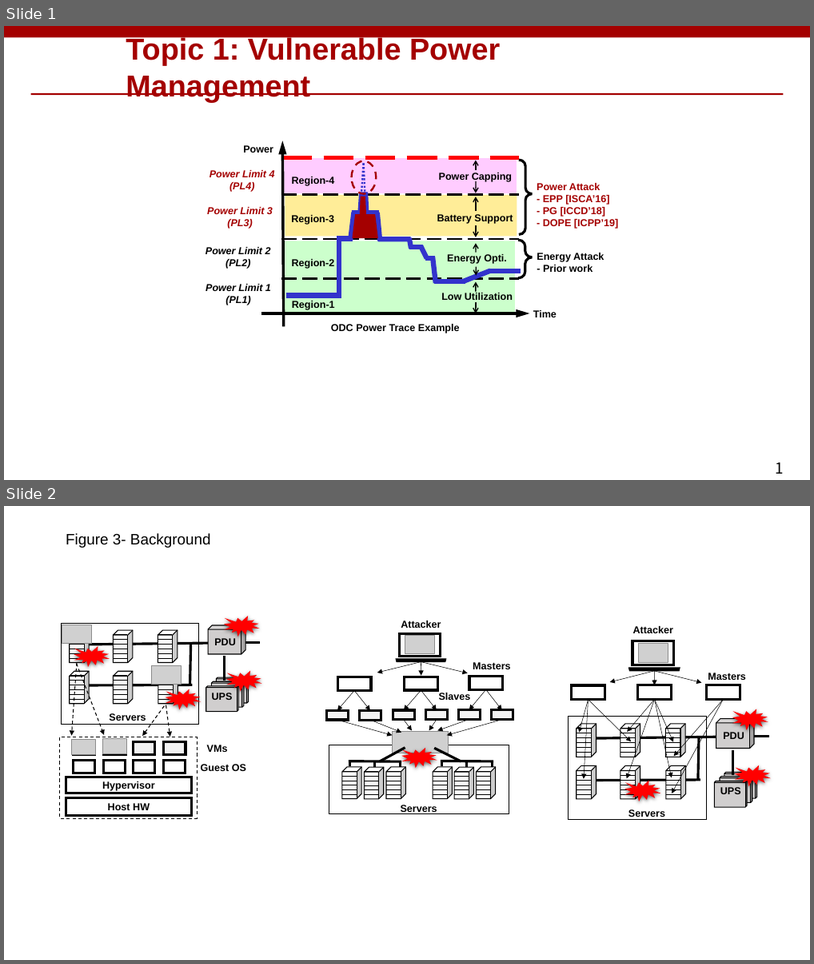
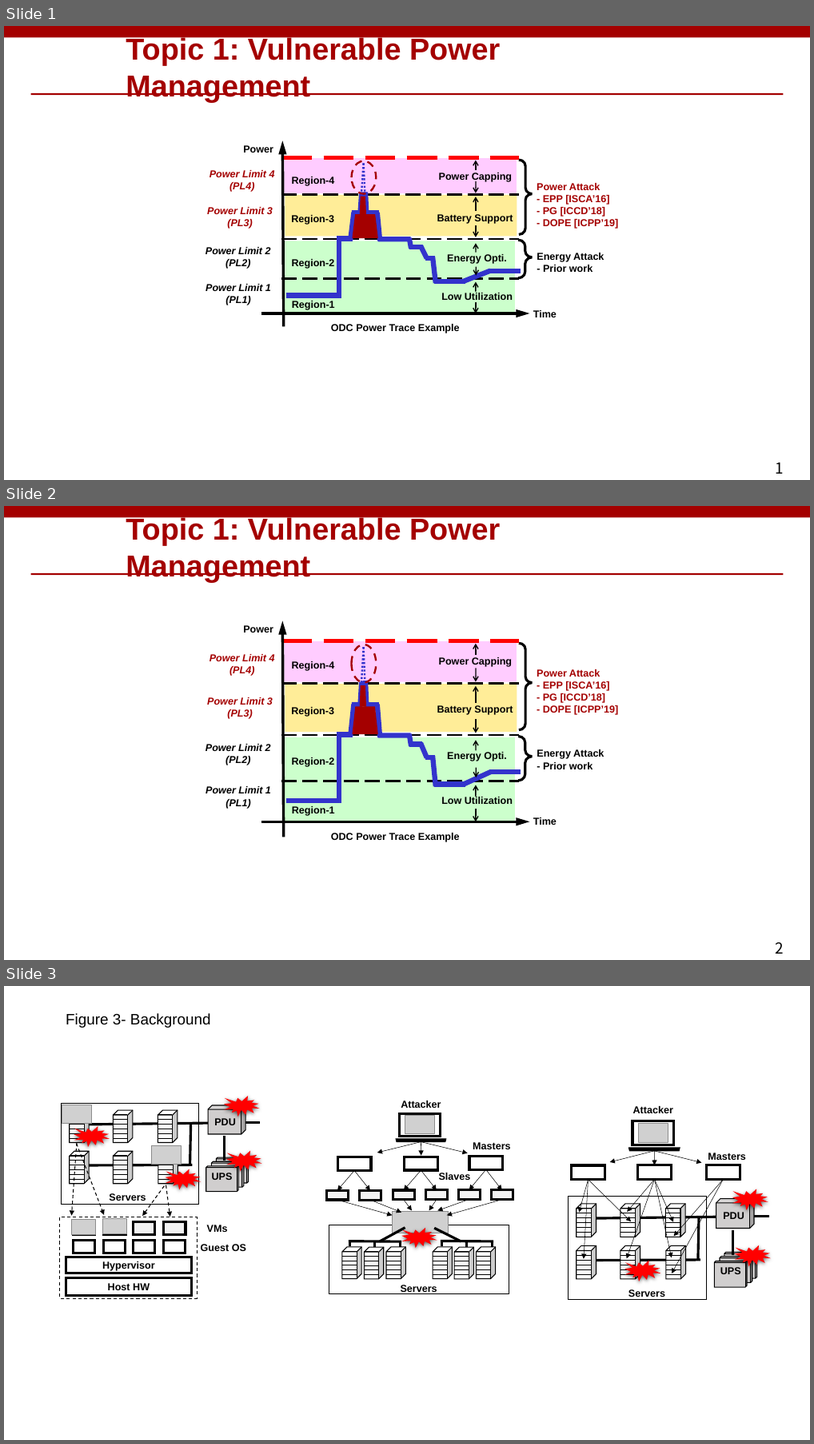
Before and after one commit to xfhelen/xfhelen.github.io, a slide deck: assets/img/plot.pptx. Shown one above the other, each under a label of ours: slides 1 and 2 before the commit, slides 1, 2 and 3 after it. The pictures are 814x964 and 814x1444 pixels, drawn with LibreOffice and Linux fonts; fonts in the diff are those of the drawing; grey boxes stand for pictures; background and template pictures are left out. Boxes give left, top, right and bottom in pixels: in the first picture for what was removed or moved away, otherwise in the second. Text is boxed around its words. In the diff, an @@ line names an element or a change of style, - is before the commit and + after.

```diff
--- a/assets/img/plot.pptx
+++ b/assets/img/plot.pptx
@@ slide 2 added at bbox=[4, 506, 810, 960], background #FFFFFF; not listed: 3 template elements that a slide beside it also shows @@
@@ title added at bbox=[126, 516, 500, 582], 36 pt, text #A40000, bold @@
+Topic 1: Vulnerable Power Management
@@ group added at bbox=[206, 621, 618, 842]: 22 lines, 17 texts, 10 arrows, 3 rectangles, 2 trapezoids, 2 right braces, 1 elbow line, 1 ellipse @@
+Power
+Battery Support
+Power Capping
+Energy Opti.
+Low Utilization
+Time
+Region-1
+Region-2
+Region-3
+Region-4
+Power Limit 4 (PL4)
+Power Limit 3 (PL3)
+Power Limit 2 (PL2)
+Power Limit 1 (PL1)
+ODC Power Trace Example
+Energy Attack
+- Prior work
+Power Attack
+- EPP [ISCA’16]
+- PG [ICCD’18]
+- DOPE [ICPP’19]
@@ what was slide 2 is now slide 3 @@
```
Also in this commit, not shown: 2 other slides added, 5 other files.
